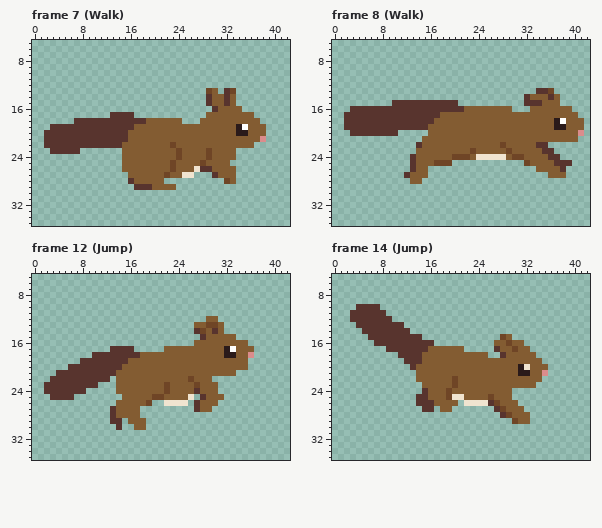
Pixel-art file -- bnp/resources/sprites/squirrel/squirrel.aseprite. Above is the file before it was changed.
48x48 pixels, 14 frames. Shown: frame 7 (Walk): x 0..42, y 5..35; frame 8 (Walk): x 0..42, y 5..35; frame 12 (Jump): x 0..42, y 5..35; frame 14 (Jump): x 0..42, y 5..35. The commit also changed other frames, which this record leaves out.
Now the later version:
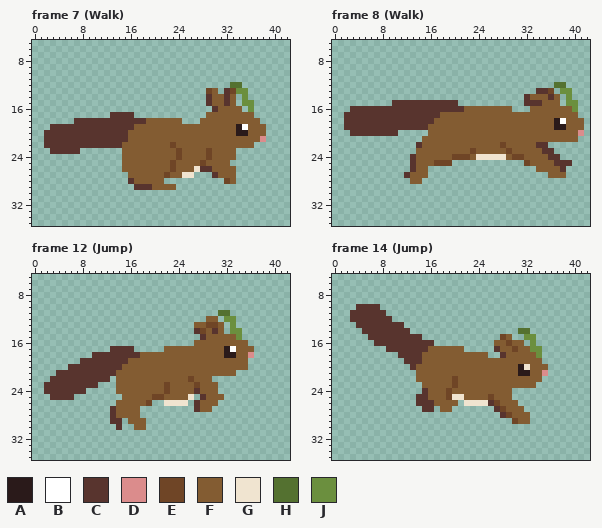
Palette (. is transparent): A #2a1a1a  B #ffffff  C #58342e  D #db8c8c  E #6f4526  F #835c32  G #f0e4d0  H #547130  J #6b8f3e
Diff:
--- frame 7 (Walk), layer "Straw"
@@ x 31..38 @@
 11 ........
-12 ........
-13 .CE.....
-14 FCF.....
-15 FCF.....
-16 FFFF....
+12 ..HH....
+13 .CEJJ...
+14 FCF.J...
+15 FCF.JJ..
+16 FFFF.J..
 17 FFFFFF..
--- frame 8 (Walk), layer "Straw"
@@ x 35..42 @@
 11 ........
-12 ........
-13 CE......
-14 FCF.....
-15 FFF.....
-16 FFFFF...
+12 ..HH....
+13 CE.JJ...
+14 FCF.J...
+15 FFF.JJ..
+16 FFFFFJ..
 17 FFFFFF..
--- frame 12 (Jump), layer "Straw"
@@ x 29..36 @@
 10 ........
-11 ........
-12 FF......
-13 EEF.....
-14 FCF.....
-15 FFFFF...
+11 ..HH....
+12 FF.JJ...
+13 EEF.J...
+14 FCF.JJ..
+15 FFFFFJ..
 16 FFFFFFF.
--- frame 14 (Jump), layer "Straw"
@@ x 29..36 @@
 13 ........
-14 ........
-15 F.......
-16 EFF.....
-17 FEFF....
-18 FFFFF...
+14 ..HH....
+15 F..JJ...
+16 EFF.J...
+17 FEFFJJ..
+18 FFFFFJ..
 19 FFFFFF..
Changed places in both pictures, as pixel boxes (x1, y1, x2, y2):
added: (230, 82, 254, 112)
added: (554, 82, 578, 112)
added: (218, 310, 242, 340)
added: (518, 328, 542, 358)
